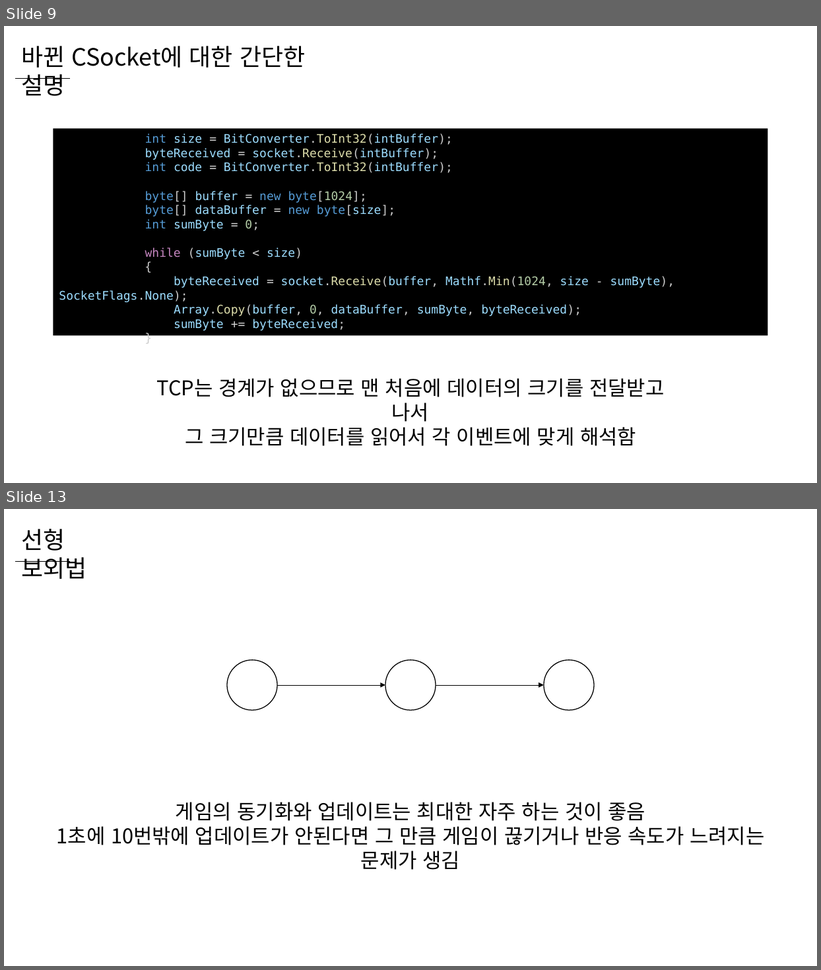
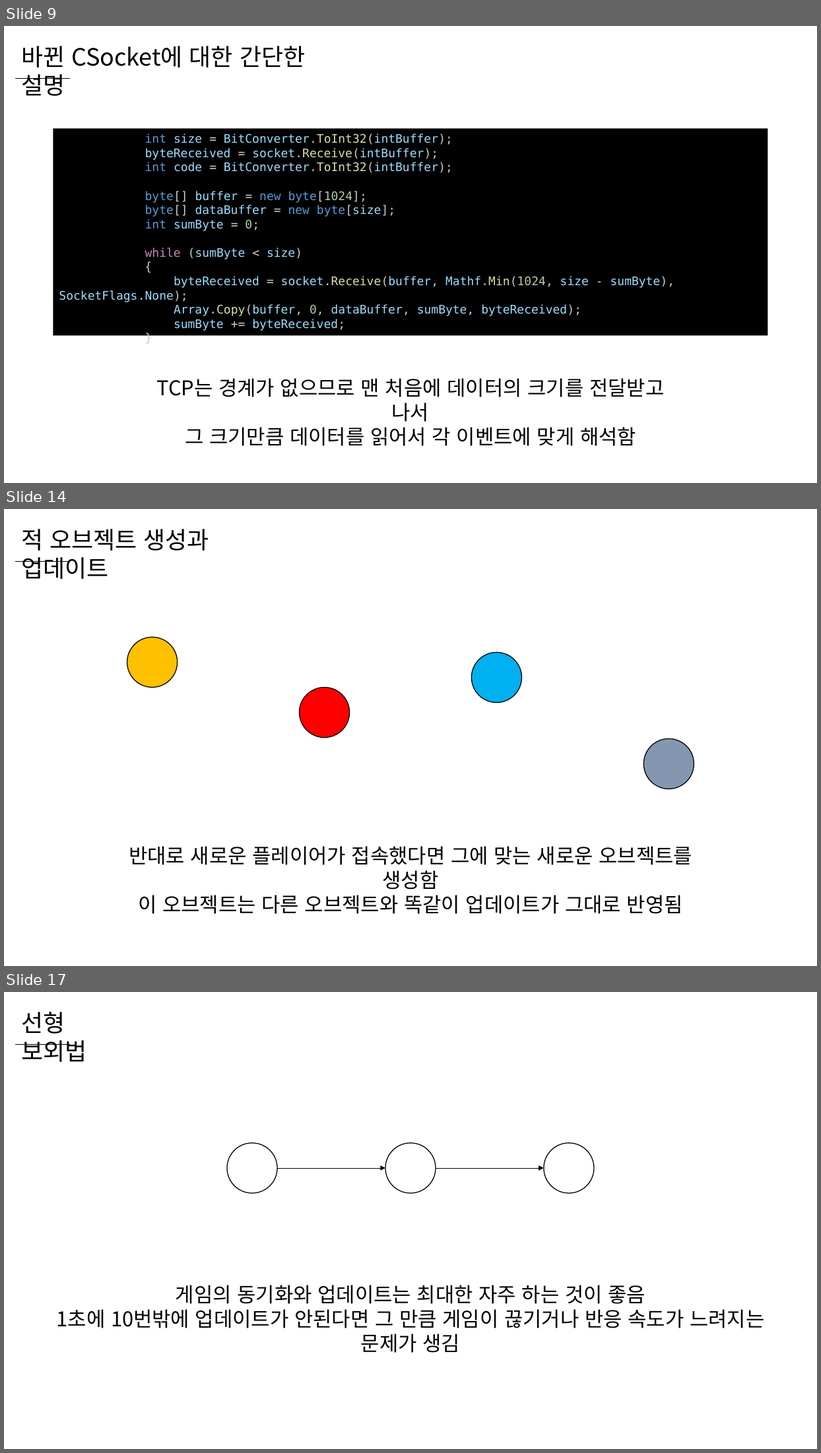
Before and after one commit to WooLyung/2023-Unity-Lecture, a slide deck: Day 3.pptx. Shown one above the other, each under a label of ours: slides 9 and 13 before the commit, slides 9, 14 and 17 after it; the slides between them are not shown. The pictures are 821x970 and 821x1453 pixels, drawn with LibreOffice and Linux fonts; fonts in the diff are those of the drawing. Boxes give left, top, right and bottom in pixels: in the first picture for what was removed or moved away, otherwise in the second. Text is boxed around its words. In the diff, an @@ line names an element or a change of style, - is before the commit and + after.

Commit message:
3주차 프로젝트 및 ppt 완성

```diff
--- a/Day 3.pptx
+++ b/Day 3.pptx
@@ slide 14 added at (x1=4, y1=509, x2=817, y2=966), background #FFFFFF @@
@@ text added at (x1=21, y1=529, x2=209, y2=579), 28 pt, text #000000 @@
+적 오브젝트 생성과 업데이트
@@ line added from (16, 561) to (70, 561), #000000 0.5 pt @@
@@ ellipse added at (x1=127, y1=637, x2=177, y2=687), fill #FFC000, outline #000000 1 pt @@
@@ ellipse added at (x1=472, y1=652, x2=522, y2=702), fill #00B0F0, outline #000000 1 pt @@
@@ ellipse added at (x1=299, y1=688, x2=349, y2=738), fill #FF0000, outline #000000 1 pt @@
@@ ellipse added at (x1=644, y1=739, x2=694, y2=789), fill #8497B0, outline #000000 1 pt @@
@@ text added at (x1=129, y1=846, x2=692, y2=914), 24 pt, text #000000 @@
+반대로 새로운 플레이어가 접속했다면 그에 맞는 새로운 오브젝트를 생성함
+이 오브젝트는 다른 오브젝트와 똑같이 업데이트가 그대로 반영됨
@@ what was slide 13 is now slide 17 @@
```
Also in this commit, not shown: 3 slides changed, 29 other slides added, 10 other files.
